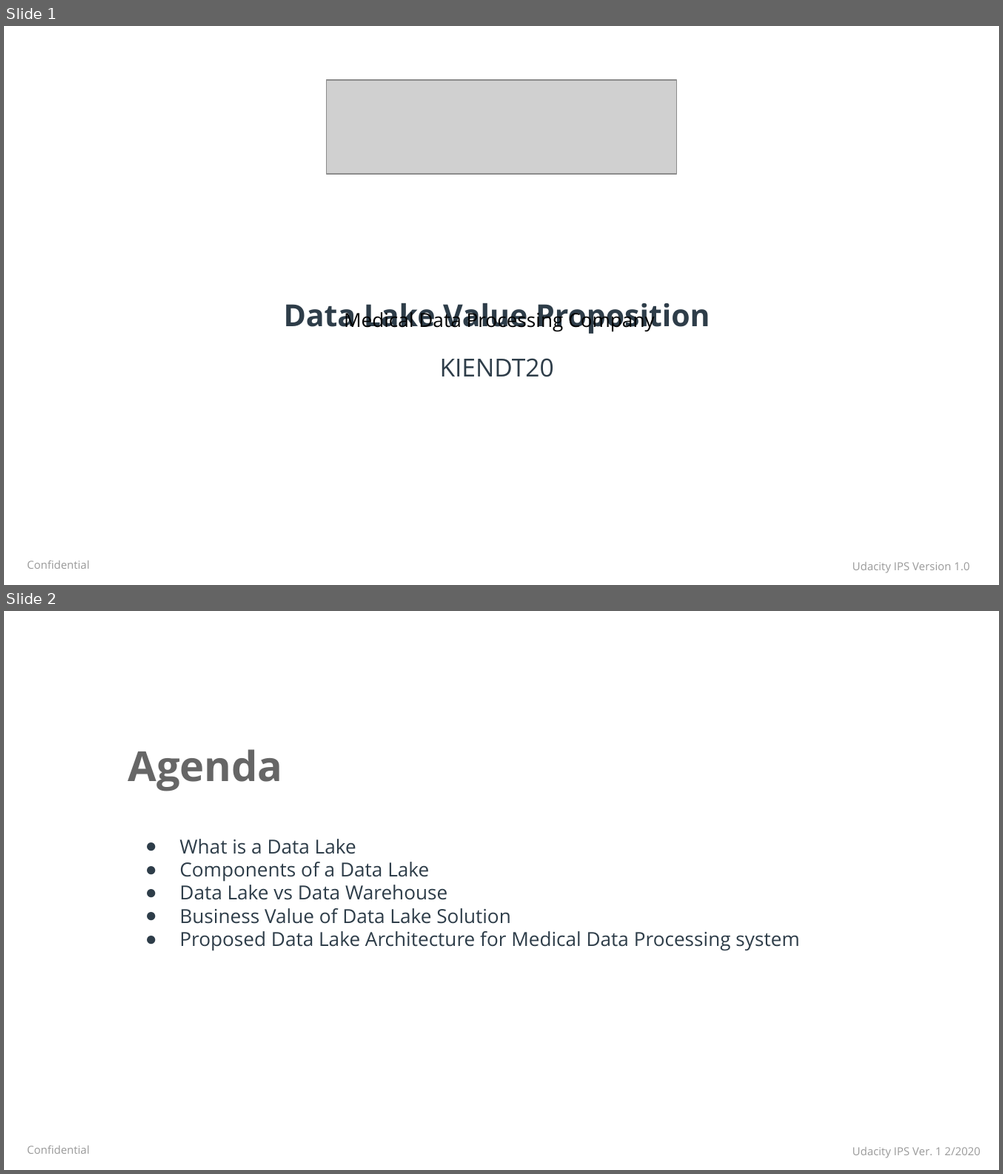
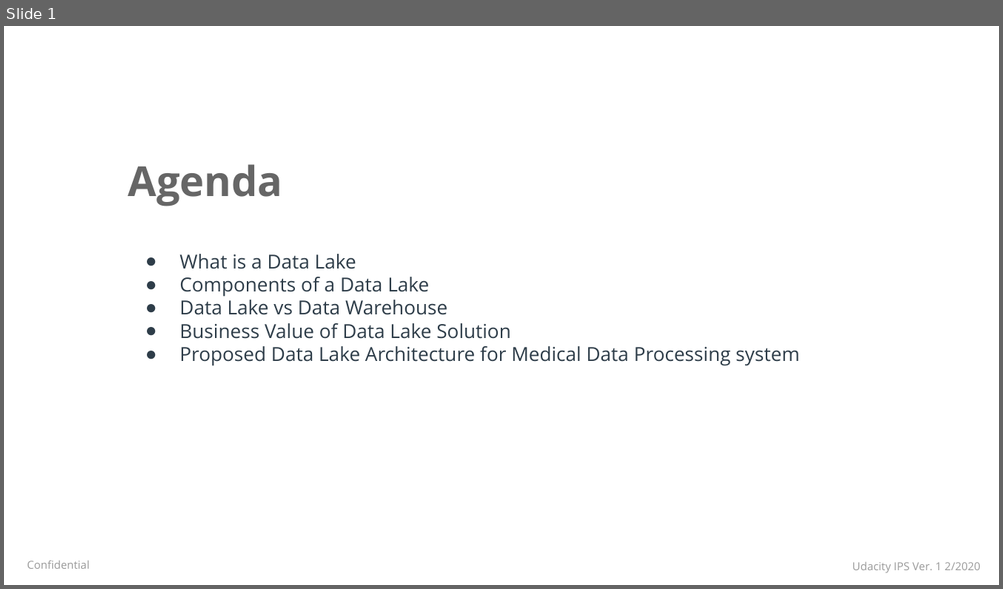
Before and after one commit to hereiamken/Udacity-Data-Architect, a slide deck: enterprise-data-lake-system/DataLakeExecutivePresentation.pptx. Shown one above the other, each under a label of ours: slides 1 and 2 before the commit, slide 1 after it. The pictures are 1003x1174 and 1003x589 pixels, drawn with LibreOffice and Linux fonts; fonts in the diff are those of the drawing; grey boxes stand for pictures; background and template pictures are left out. Boxes give left, top, right and bottom in pixels: in the first picture for what was removed or moved away, otherwise in the second. Text is boxed around its words. In the diff, an @@ line names an element or a change of style, - is before the commit and + after.

```diff
--- a/enterprise-data-lake-system/DataLakeExecutivePresentation.pptx
+++ b/enterprise-data-lake-system/DataLakeExecutivePresentation.pptx
@@ slide 1 removed at [4,26,999,585], background picture (left out); not listed: 1 template element that a slide beside it also shows @@
@@ picture removed at [326,80,677,173] @@
@@ title removed at [284,303,710,334] @@
-Data Lake Value Proposition
@@ text removed at [344,309,654,333] @@
-Medical Data Processing Company
@@ subtitle removed at [440,358,554,378] @@
-KIENDT20
@@ text removed at [852,562,969,574] @@
-Udacity IPS Version 1.0
@@ what was slide 2 is now slide 1 @@
```
Also in this commit, not shown: 1 slide changed, 3 other files.
